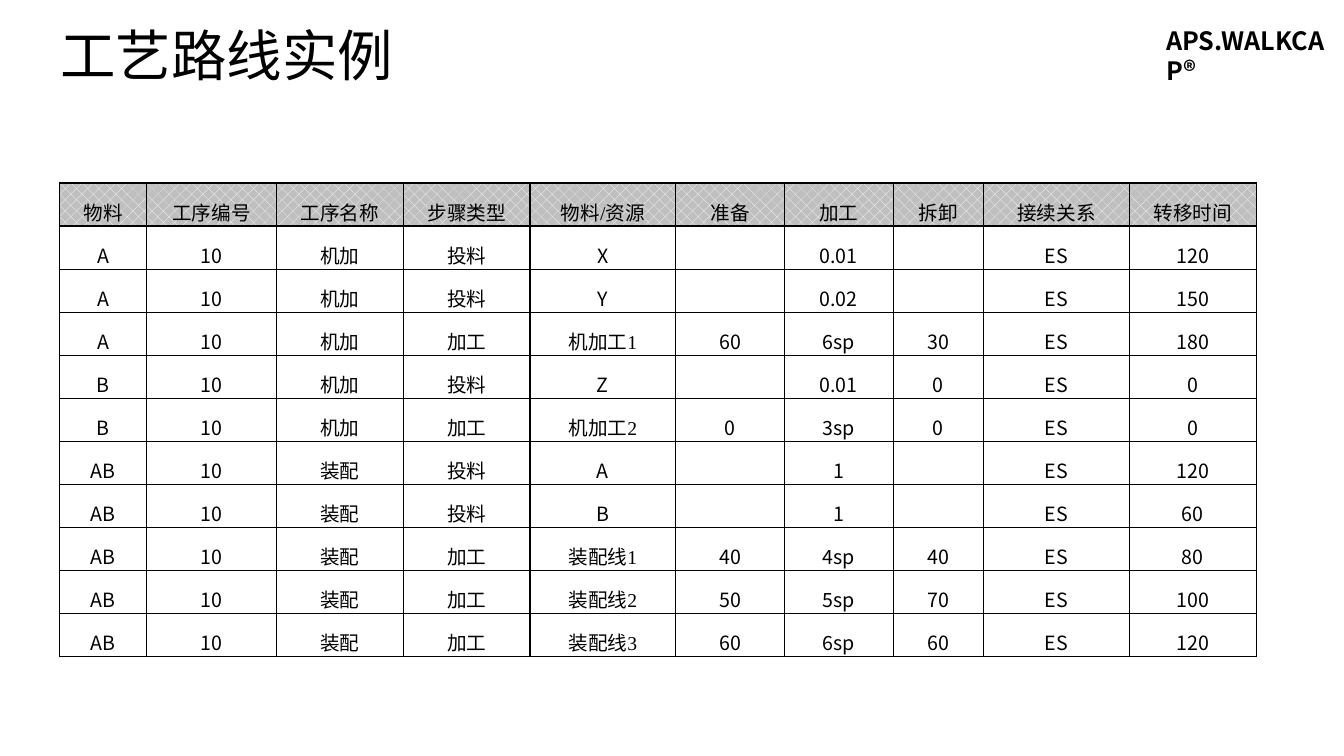
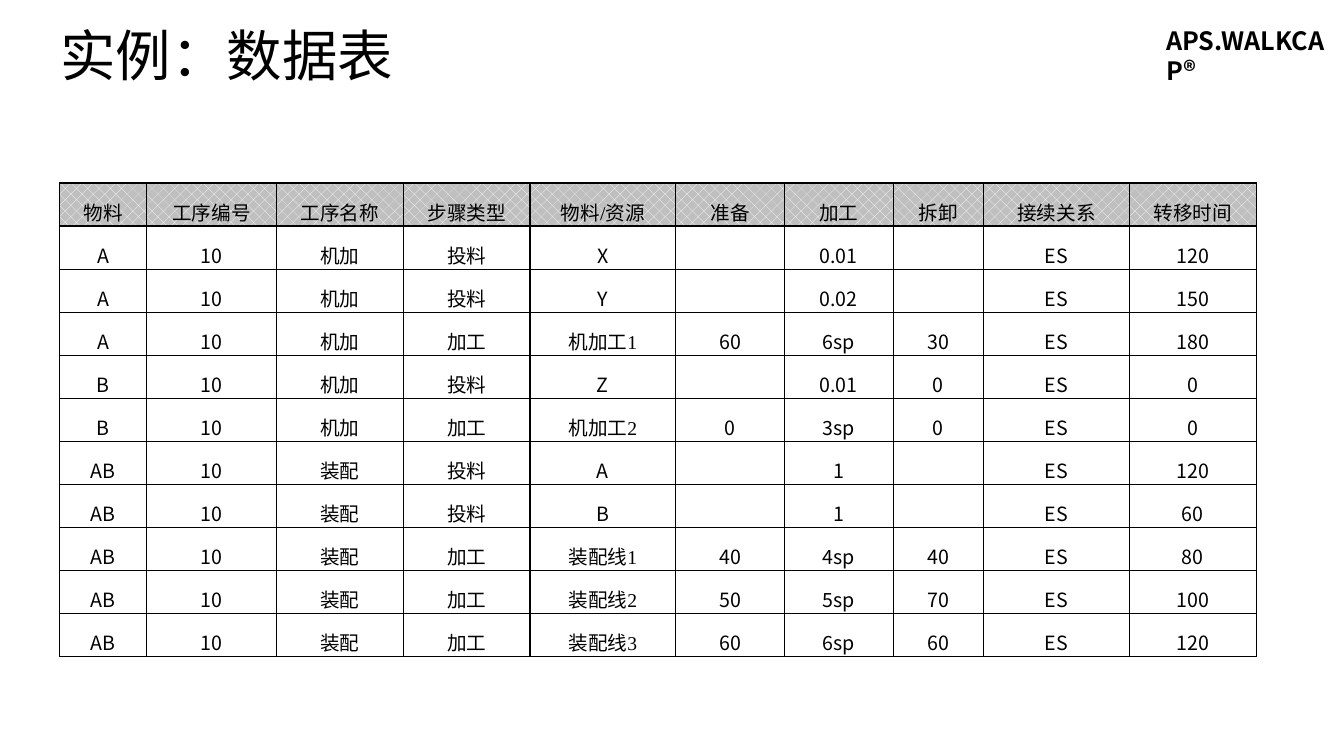
Before and after one commit to walkcap/APS.WALKCAP, a slide deck: slide 9 of WALKCAP-APS-PPT-01-01 APS.WALKCAP®高级计划与排程软件需求分析 第1讲 工艺路线.pptx (slide 10 before the commit). Drawn at 1344x756 pixels with LibreOffice and Linux fonts; fonts in the diff are those of the drawing. Boxes give left, top, right and bottom in pixels: in the first picture for what was removed or moved away, otherwise in the second. Text is boxed around its words. In the diff, an @@ line names an element or a change of style, - is before the commit and + after.

```diff
--- a/WALKCAP-APS-PPT-01-01 APS.WALKCAP®高级计划与排程软件需求分析 第1讲 工艺路线.pptx
+++ b/WALKCAP-APS-PPT-01-01 APS.WALKCAP®高级计划与排程软件需求分析 第1讲 工艺路线.pptx
@@ title at bbox=[60, 29, 393, 81]: text changed @@
-工艺路线实例
+实例：数据表
```
Also in this commit, not shown: 9 other slides changed, 2 slides added, 2 slides removed, 2 other files.
